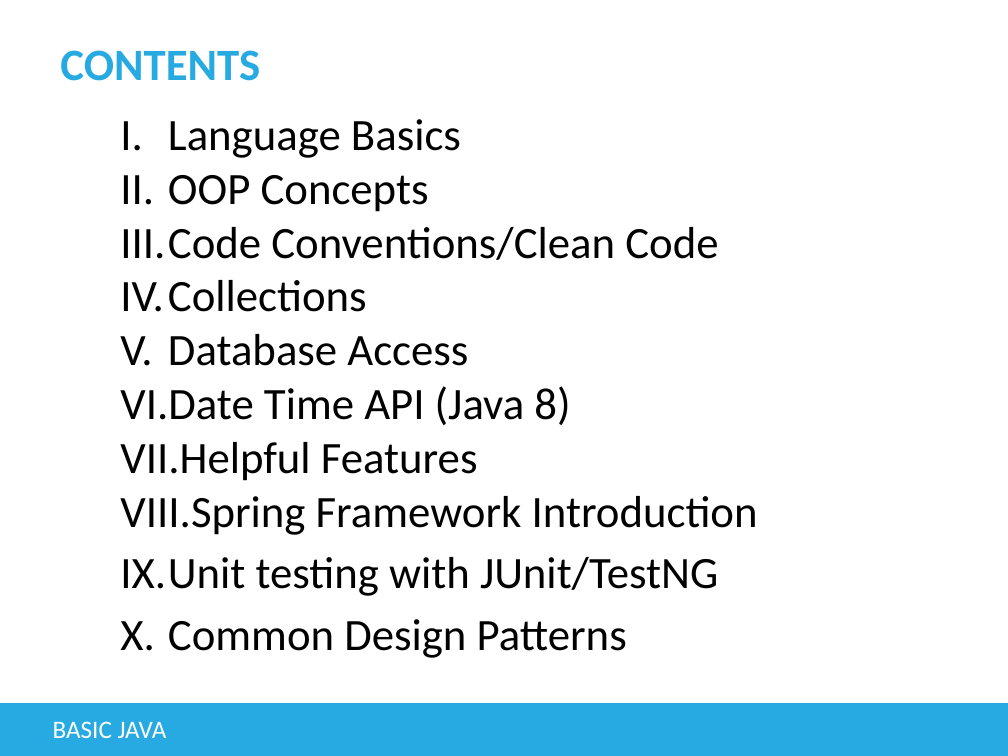
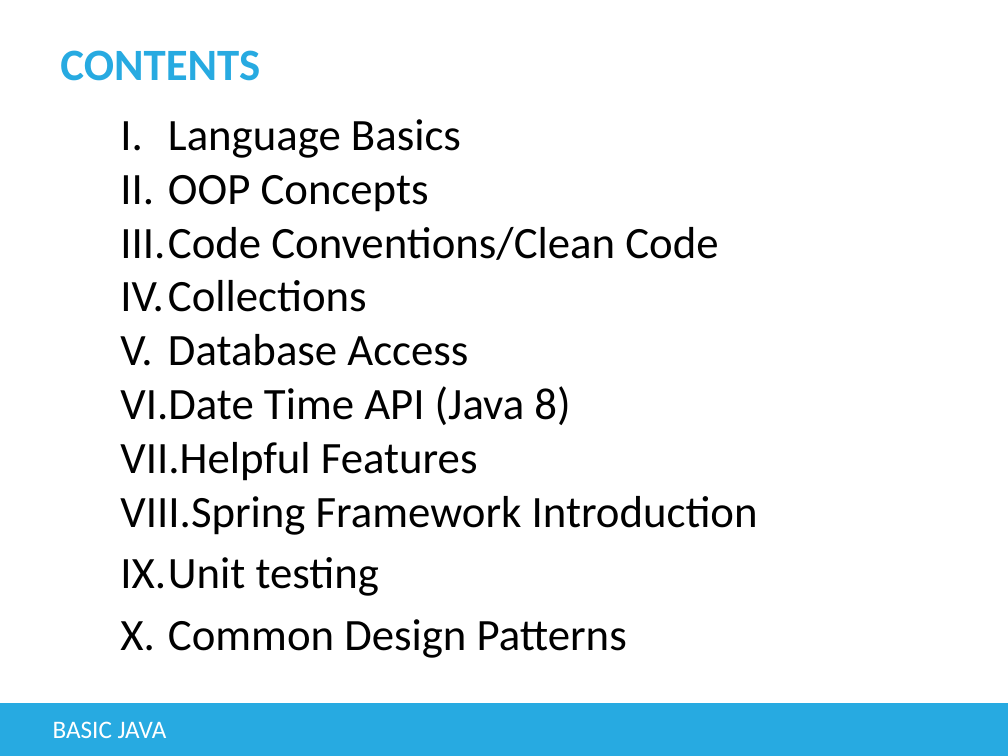
Before and after one commit to tienphat14/java-exercise, a slide deck: slide 3 of src/main/resources/Basic Java.pptx. Drawn at 1008x756 pixels with LibreOffice and Linux fonts; fonts in the diff are those of the drawing; background and template pictures are left out. Boxes give left, top, right and bottom in pixels: in the first picture for what was removed or moved away, otherwise in the second. Text is boxed around its words. In the diff, an @@ line names an element or a change of style, - is before the commit and + after.

```diff
--- a/src/main/resources/Basic Java.pptx
+++ b/src/main/resources/Basic Java.pptx
@@ text at (120,557,379,596): text changed @@
-IX. Unit testing with JUnit/TestNG
+IX. Unit testing
```
Also in this commit, not shown: 9 other slides changed, 19 slides added, 24 other files.
